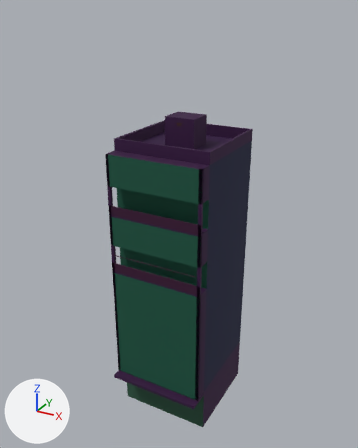
One commit to the glTF model public/assets/buildings/walkup_d.glb: the scene before it, then after it.
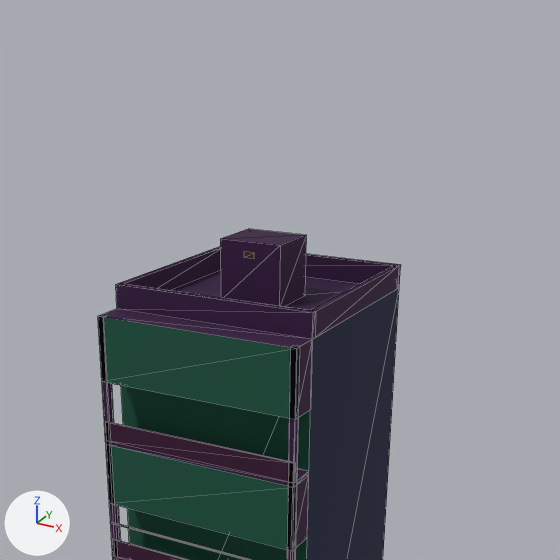
There are two pictures of each version: one whole from a 50 mm camera at (21.7, -40.7, 40.8) aimed at (-0.3, -0.8, 20.9), one close up on the part from 16% to 92% of the width and 0% to 61% of the height. The lights are fixed; the arrows at lower left show +X, +Y and +Z. The last two pictures show the newer version. The close-ups show mesh edges as thin lines. Vertices at exactly the same position are counted once.

In view in the first close-up: 'walkup_d'.
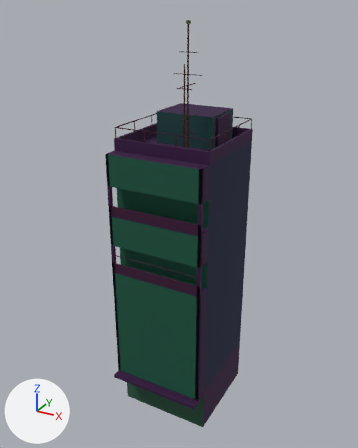
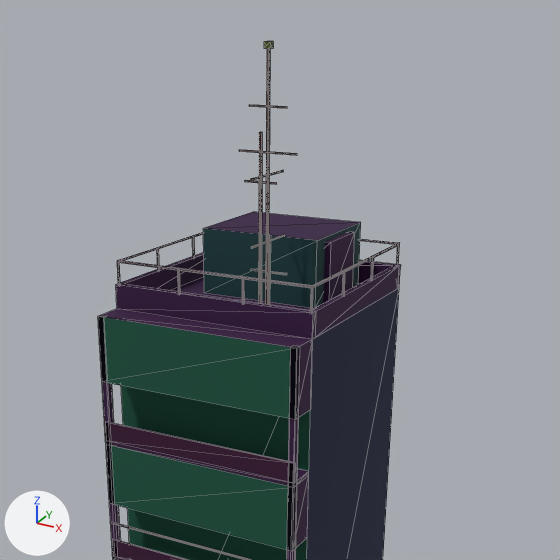
Pixel boxes (x1, y1, x2, y2) of what changed, in the close-ups (560 x 560 px; the box of a moved part takes in the faces that stretch with it):
'walkup_d', reshaped, moved, rescaled
    before: (98, 229, 401, 560)
    after: (98, 41, 401, 560)
part 1 of me_walkup_d, moved or reshaped
    before: (99, 246, 401, 560)
    after: (99, 252, 401, 560)
part 2 of me_walkup_d, moved or reshaped
    before: (105, 422, 309, 551)
    after: (104, 422, 309, 551)
part 3 of me_walkup_d, moved or reshaped
    before: (220, 229, 306, 306)
    after: (323, 232, 354, 303)
part 4 of me_walkup_d, moved or reshaped (not visible afterwards)
    before: (244, 252, 254, 258)
part 5 of me_walkup_d, added
    after: (268, 235, 271, 305)
part 6 of me_walkup_d, added
    after: (251, 234, 285, 248)
part 7 of me_walkup_d, added
    after: (251, 269, 287, 275)
part 8 of me_walkup_d, added
    after: (265, 48, 270, 304)
part 9 of me_walkup_d, added
    after: (251, 170, 284, 180)
part 10 of me_walkup_d, added
    after: (239, 150, 297, 155)
part 11 of me_walkup_d, added
    after: (249, 105, 287, 108)
part 12 of me_walkup_d, added
    after: (264, 41, 273, 48)
part 13 of me_walkup_d, added
    after: (258, 132, 262, 303)
part 14 of me_walkup_d, added
    after: (245, 180, 277, 184)
part 15 of me_walkup_d, added (cyan)
    after: (203, 212, 361, 308)
part 16 of me_walkup_d, added
    after: (117, 232, 400, 312)

Diff of the bpy script that builds the scene:
```diff
--- a/public/assets/buildings/walkup_d.glb.py
+++ b/public/assets/buildings/walkup_d.glb.py
@@ me_walkup_d @@
 # used by ob_walkup_d; location = (0.0, -1.1, 15.8); scale = (15.8, 15.8, 15.8)
-me_walkup_d.from_pydata(...)  # 124 vertices, 194 faces; spans x -0.3..0.3, y -0.37..0.37, z -1.0..1.0
+me_walkup_d.from_pydata(...)  # 332 vertices, 460 faces; spans x -0.24..0.24, y -0.3..0.3, z -1.0..1.0
+# me_walkup_d part 1: the loose piece of 78 vertices spanning x -0.3..0.3, y -0.32..0.37, z -1.0..0.89 is scaled about its middle by 0.794, then moved by (0.0, -0.01, -0.19)
+# me_walkup_d part 2: the loose piece of 18 vertices spanning x -0.3..0.3, y -0.32..-0.23, z 0.25..0.51 is scaled about its middle by 0.794, then moved by (0.0, 0.06, -0.28)
+# me_walkup_d part 3: the loose piece of 8 vertices spanning x -0.09..0.09, y -0.01..0.15, z 0.82..1.0 is scaled about its middle by 0.794, then moved by (0.08, 0.07, -0.39)
+# me_walkup_d part 4: the loose piece of 4 vertices spanning x -0.02..0.02, y -0.01, z 0.96..0.97 is moved by (0.08, 0.09, -0.4)
+# me_walkup_d part 5: the loose piece of 8 vertices spanning x -0.09..0.09, y -0.01..0.15, z 0.82..1.0 is copied, and the copy is scaled about its middle by (0.0263, 0.0304, 0.968), then moved by (0.07, -0.13, -0.38); it spans x 0.07, y -0.06..-0.05, z 0.45..0.62
+# me_walkup_d part 6: a new loose piece, a box spanning x 0.0703..0.0734, y -0.1306..0.0192, z 0.6036..0.6066, in mat_m_facade
+# me_walkup_d part 7: a new loose piece, a box spanning x 0.0281..0.1157, y -0.0573..-0.0542, z 0.5373..0.5404, in mat_m_facade
+# me_walkup_d part 8: the loose piece of 8 vertices spanning x -0.09..0.09, y -0.01..0.15, z 0.82..1.0 is copied, and the copy is scaled about its middle by (0.0263, 0.0312, 3.05), then moved by (0.07, -0.14, -0.19); it spans x 0.07..0.08, y -0.07, z 0.45..0.99
+# me_walkup_d part 9: a new loose piece, a box spanning x 0.0729..0.0759, y -0.1377..0.001, z 0.7426..0.7457, in mat_m_facade
+# me_walkup_d part 10: a new loose piece, a box spanning x 0.0076..0.1412, y -0.0698..-0.0669, z 0.7878..0.7909, in mat_m_facade
+# me_walkup_d part 11: a new loose piece, a box spanning x 0.0316..0.1172, y -0.0698..-0.0669, z 0.8771..0.88, in mat_m_facade
+# me_walkup_d part 12: the loose piece of 8 vertices spanning x -0.09..0.09, y -0.01..0.15, z 0.82..1.0 is copied, and the copy is scaled about its middle by (0.0739, 0.0861, 0.0709), then moved by (0.07, -0.14, 0.08); it spans x 0.07..0.08, y -0.08..-0.06, z 0.99..1.0
+# me_walkup_d part 13: the loose piece of 8 vertices spanning x -0.09..0.09, y -0.01..0.15, z 0.82..1.0 is copied, and the copy is scaled about its middle by (0.027, 0.0304, 2.14), then moved by (0.05, -0.13, -0.27); it spans x 0.05, y -0.06..-0.05, z 0.45..0.83
+# me_walkup_d part 14: a new loose piece, a box spanning x 0.0142..0.0889, y -0.0582..-0.0553, z 0.7249..0.728, in mat_m_facade
+# me_walkup_d part 15: the loose piece of 8 vertices spanning x -0.09..0.09, y -0.01..0.15, z 0.82..1.0 is copied, and the copy is scaled about its middle by (1.52, 1.47, 0.851), then moved by (0.0, 0.08, -0.39); it spans x -0.14..0.14, y 0.03..0.27, z 0.45..0.6
+# me_walkup_d part 16: 120 vertices added at x -0.24..0.24, y -0.18..0.29, z 0.5..0.55
+# other edits to the shape of me_walkup_d do not show in these pictures
 me_walkup_d.materials.append(mat_m_facade)
@@ ob_walkup_d @@
 ob_walkup_d = bpy.data.objects.new('walkup_d', me_walkup_d)
-ob_walkup_d.location = (0.0, -1.1, 15.8)
-ob_walkup_d.scale = (15.8, 15.8, 15.8)
+ob_walkup_d.location = (0.0, -1.1, 19.9)
+ob_walkup_d.scale = (19.9, 19.9, 19.9)
```
